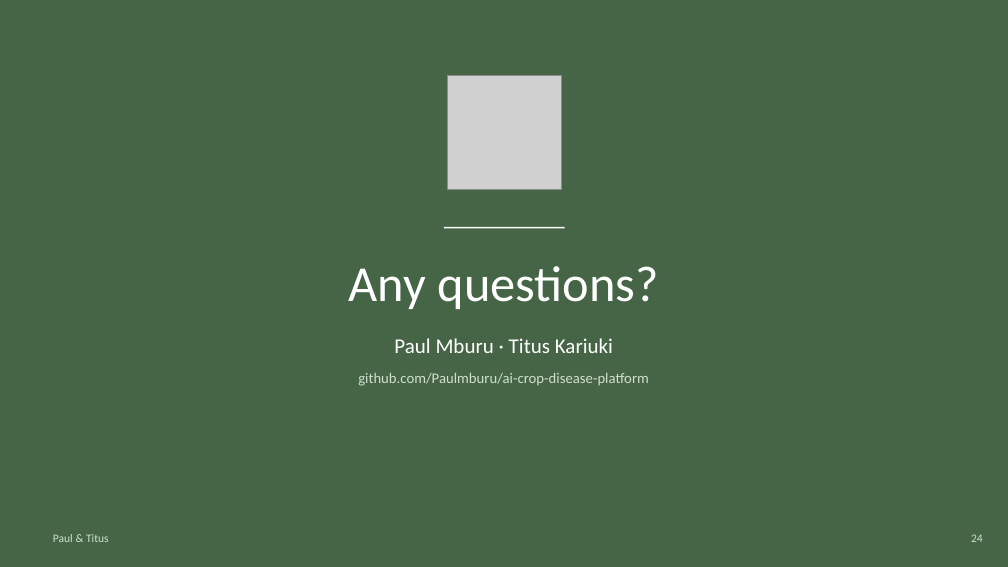
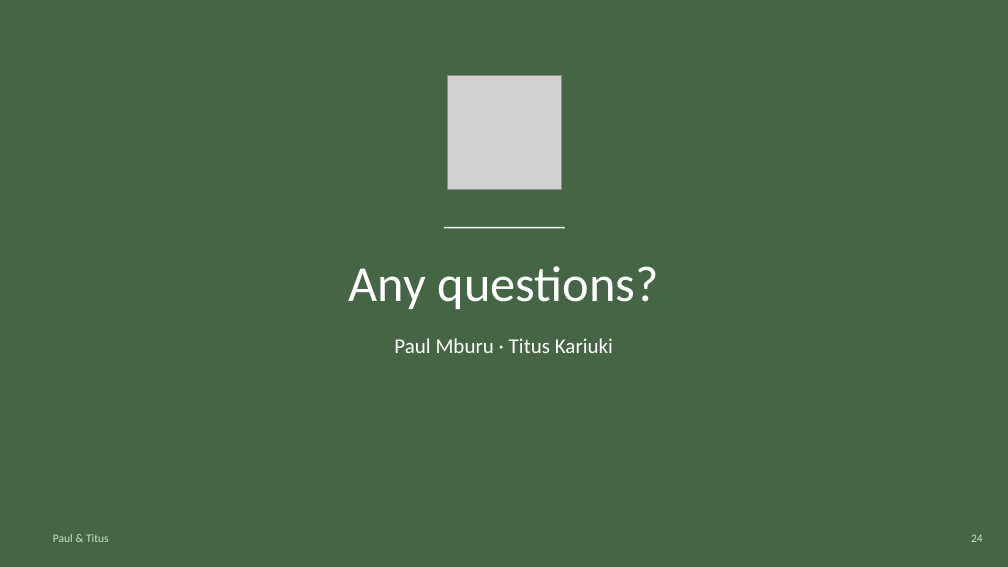
Before and after one commit to Paulmburu/ai-crop-disease-platform, a slide deck: slide 24 of docs/presentation/LeafCheck_FlutterconKE.pptx. Drawn at 1008x567 pixels with LibreOffice and Linux fonts; fonts in the diff are those of the drawing; grey boxes stand for pictures. Boxes give left, top, right and bottom in pixels: in the first picture for what was removed or moved away, otherwise in the second. Text is boxed around its words. In the diff, an @@ line names an element or a change of style, - is before the commit and + after.

```diff
--- a/docs/presentation/LeafCheck_FlutterconKE.pptx
+++ b/docs/presentation/LeafCheck_FlutterconKE.pptx
@@ text removed at (358,373,649,386) @@
-github.com/Paulmburu/ai-crop-disease-platform
```
Also in this commit, not shown: 11 other slides changed, 1 slide added, 3 other files.
